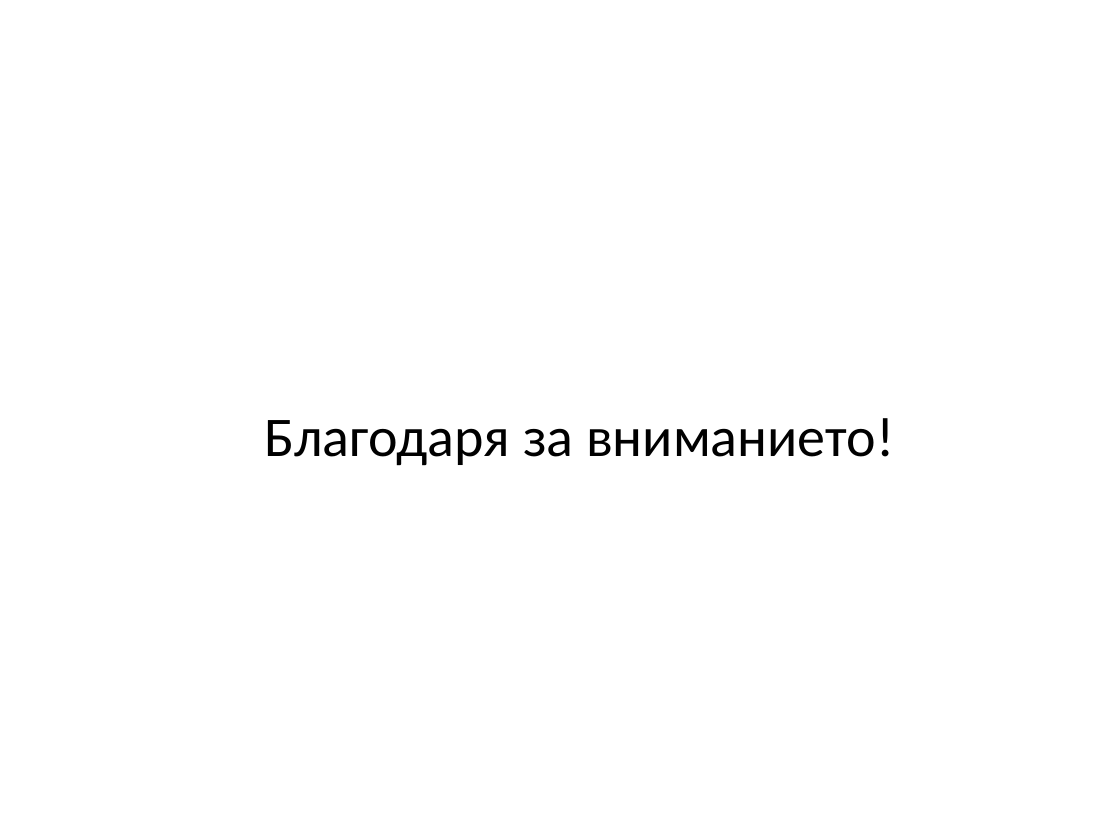
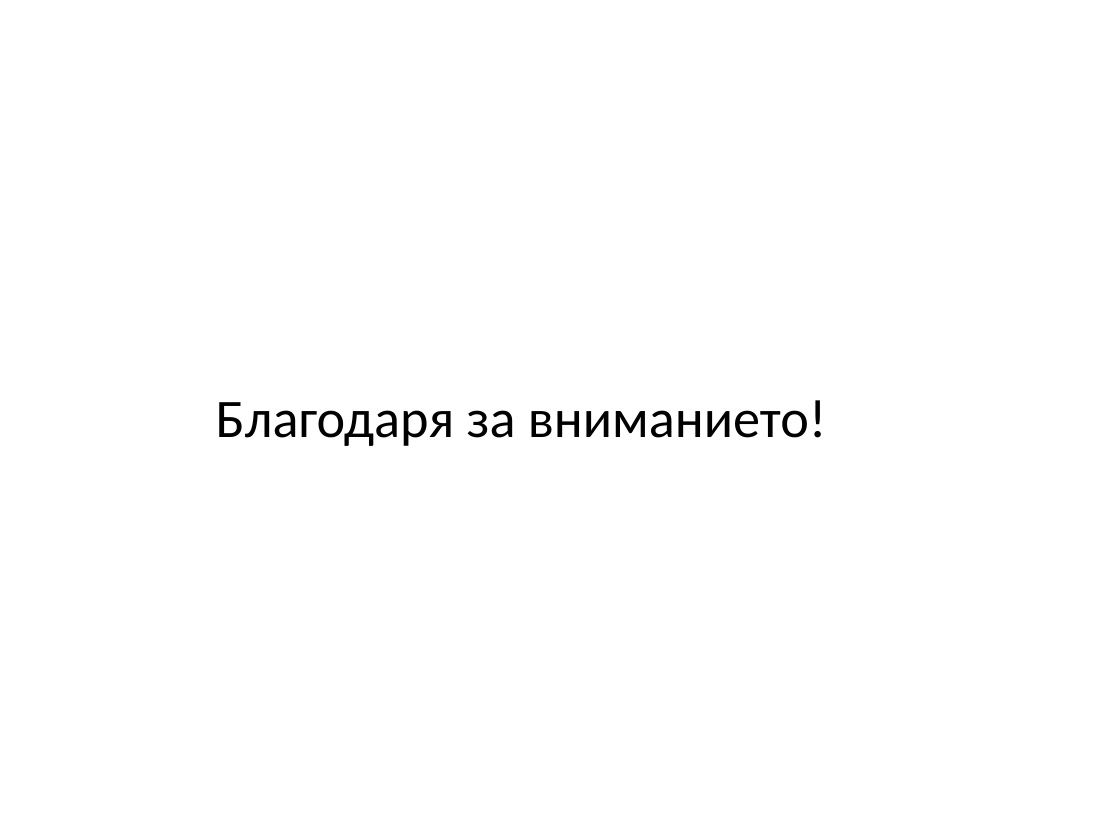
Before and after one commit to mic00s/Summer-School-2023, a slide deck: slide 22 of case.solution_2.pptx. Drawn at 1120x840 pixels with LibreOffice and Linux fonts; fonts in the diff are those of the drawing. Boxes give left, top, right and bottom in pixels: in the first picture for what was removed or moved away, otherwise in the second. Text is boxed around its words. In the diff, an @@ line names an element or a change of style, - is before the commit and + after.

```diff
--- a/case.solution_2.pptx
+++ b/case.solution_2.pptx
@@ text "Благодаря за вниманието!" moved from (x1=264, y1=418, x2=894, y2=466) to (x1=216, y1=400, x2=827, y2=446) @@
@@ text "Благодаря за вниманието!" at (x1=216, y1=400, x2=827, y2=446): size 36 to 34.9 pt @@
```
Also in this commit, not shown: 3 other slides changed, 5 slides added, 5 slides removed.
